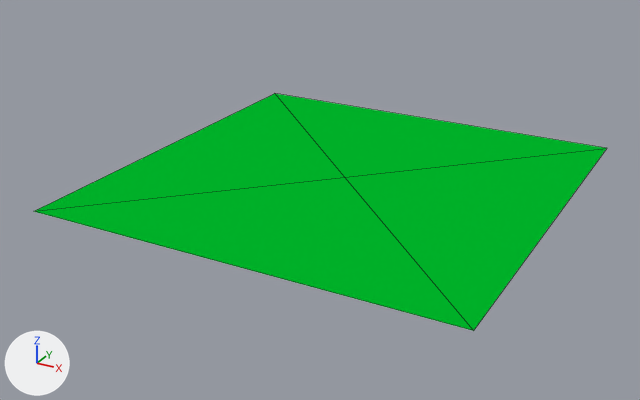
Renders of the Blender file assets/terrain.blend from each side of a commit.
Before and after are seen from a 50 mm lens placed at (1.78, -3.47, 1.44), pointed at (-0.07, -0.12, -0.24). The lights are fixed; the arrows at lower left show +X, +Y and +Z. Mesh edges are drawn as thin lines.

Names of what the first picture shows: 'grass'.
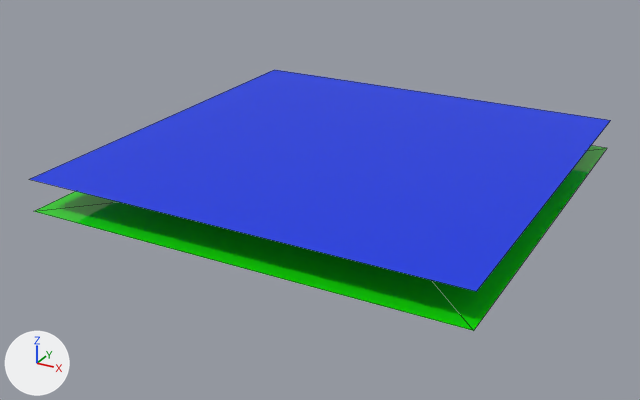
Boxes (x1, y1, x2, y2) around the edits, measured in the pictures (640 x 400 px):
'grass', recoloured: (34, 94, 607, 331) in both
'Plane', shown (blue): after (30, 70, 611, 291)

Edits to the bpy script that builds the scene:
```text
Add mat_material:
    mat_material = principled_material('Material')
    mat_material.base_color = (0.0, 0.0375, 0.8)  # blue #0036e7
Add mat_grass_001:
    mat_grass_001 = bpy.data.materials.new('grass.001')
    # nodes: BsdfPrincipled, Mix, OutputMaterial, RGB, TexCoord, TexWave
    # colours: yellow #bcb400, green #17e300
Change me_plane_002:
    where me_plane_002.from_pydata(...)  # 4 vertices, 1 face; spans x -1.0..1.0, y -1.0..1.0, z 0.0
    used by ob_plane; location = (0.0, 0.0, 0.0)
    remove me_plane_002.materials.append(mat_material_003)  # blue #0081e7
    me_plane_002 part 1: 1 face spanning x -1.0..1.0, y -1.0..1.0, z 0.0 switches from mat_material_003 (blue #0081e7) to mat_material (blue #0036e7)
    add me_plane_002.materials.append(mat_material)  # blue #0036e7
Change me_plane:
    where me_plane.from_pydata(...)  # 5 vertices, 4 faces; spans x -1.0..1.0, y -1.0..1.0, z -0.15
    remove me_plane.materials.append(mat_material_001)  # green #00b72a
    add me_plane.materials.append(mat_grass_001)
Change ob_plane:
    remove ob_plane.hide_viewport = True
```
